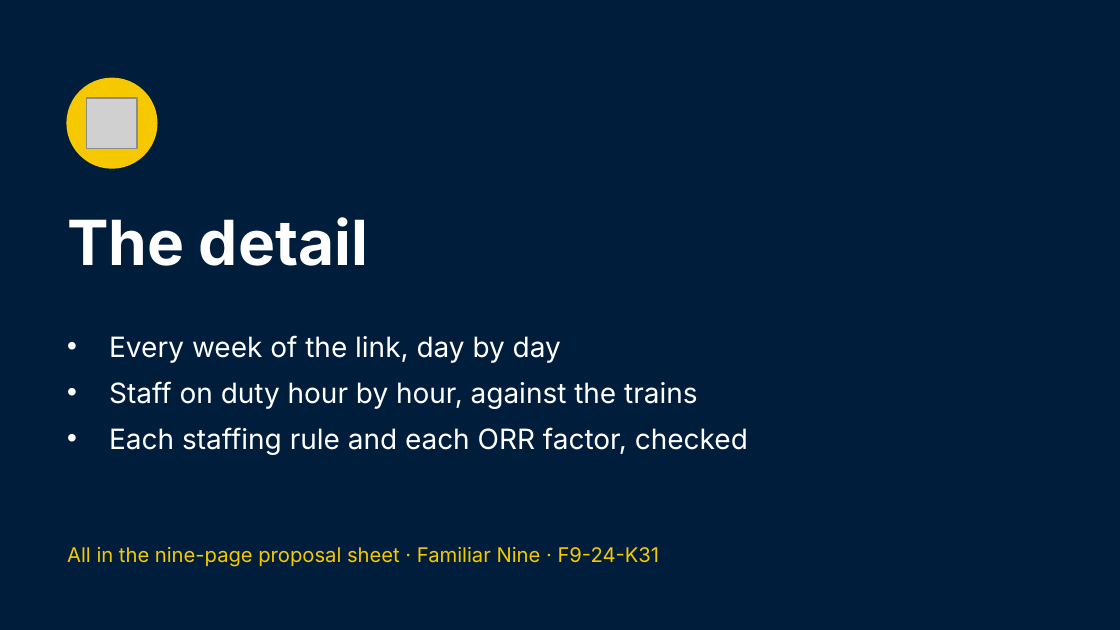
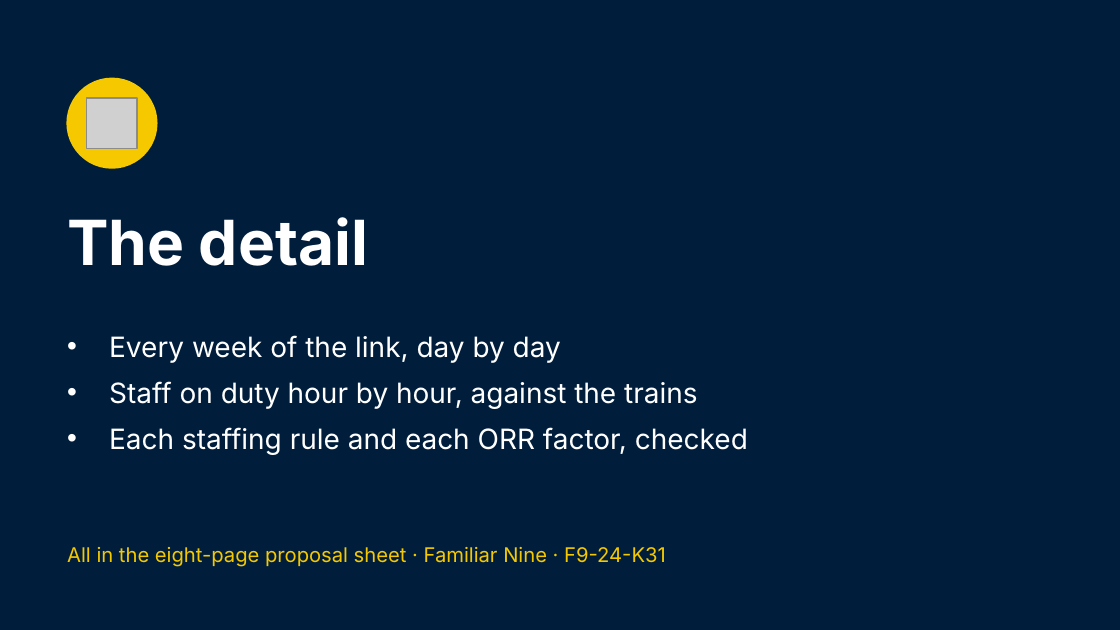
Before and after one commit to Garethdavidmiller/roster-app, a slide deck: slide 10 of docs/proposals/presentations/Familiar-Nine-for-managers.pptx. Drawn at 1120x630 pixels with LibreOffice and Linux fonts; fonts in the diff are those of the drawing; grey boxes stand for pictures. Boxes give left, top, right and bottom in pixels: in the first picture for what was removed or moved away, otherwise in the second. Text is boxed around its words. In the diff, an @@ line names an element or a change of style, - is before the commit and + after.

```diff
--- a/docs/proposals/presentations/Familiar-Nine-for-managers.pptx
+++ b/docs/proposals/presentations/Familiar-Nine-for-managers.pptx
@@ text at bbox=[67, 547, 666, 567]: text changed @@
-All in the nine-page proposal sheet · Familiar Nine · F9-24-K31
+All in the eight-page proposal sheet · Familiar Nine · F9-24-K31
```
Also in this commit, not shown: 4 other slides changed, 37 other files.
